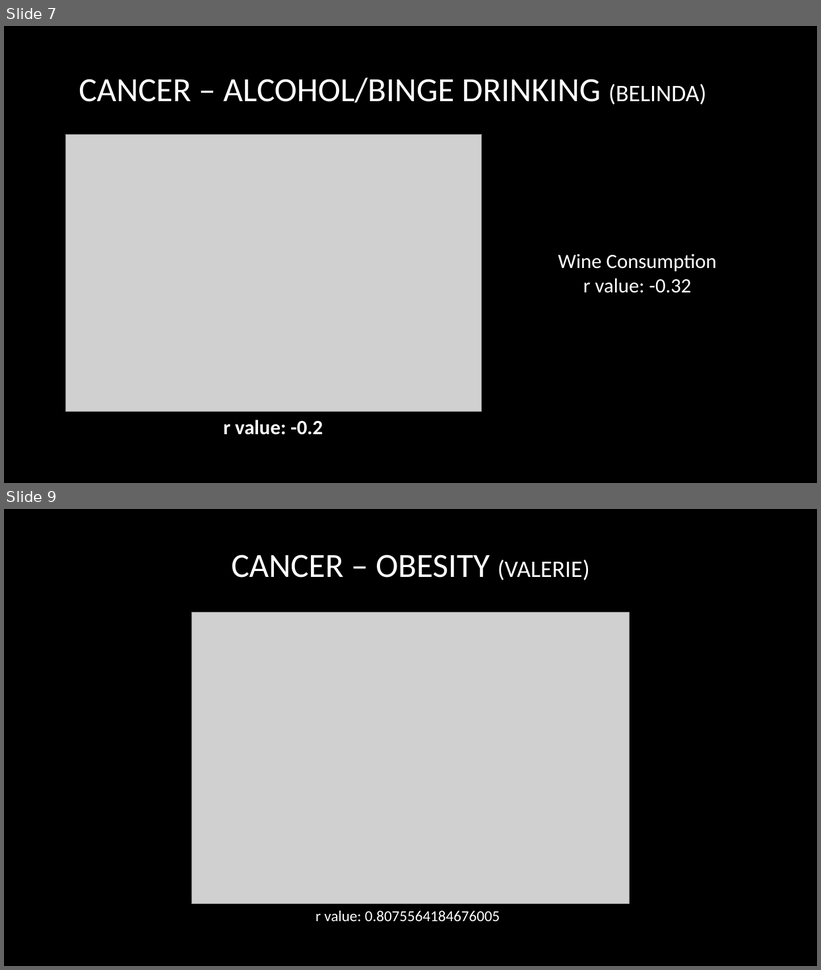
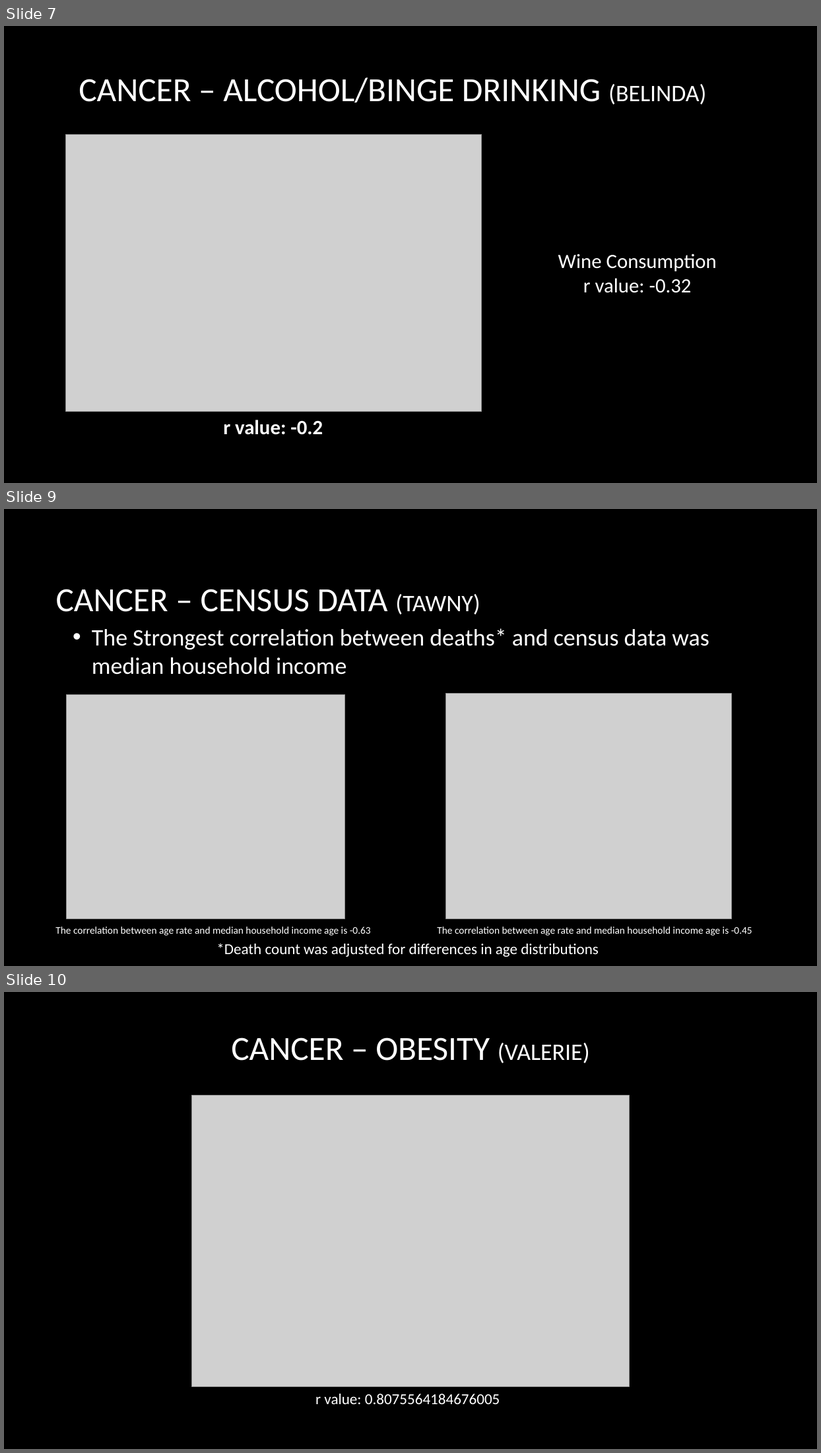
Before and after one commit to Phantogram/Project-BTTV, a slide deck: Project_One_BTTV.pptx. Shown one above the other, each under a label of ours: slides 7 and 9 before the commit, slides 7, 9 and 10 after it; the slides between them are not shown. The pictures are 821x970 and 821x1453 pixels, drawn with LibreOffice and Linux fonts; fonts in the diff are those of the drawing; grey boxes stand for pictures; background and template pictures are left out. Boxes give left, top, right and bottom in pixels: in the first picture for what was removed or moved away, otherwise in the second. Text is boxed around its words. In the diff, an @@ line names an element or a change of style, - is before the commit and + after.

```diff
--- a/Project_One_BTTV.pptx
+++ b/Project_One_BTTV.pptx
@@ slide 9 added at (4,509,817,966), background picture (left out) @@
@@ title added at (56,589,480,615), 40 pt, text #FFFFFF @@
+CANCER – CENSUS DATA (TAWNY)
@@ text added at (92,628,709,675), 28 pt, text #FFFFFF @@
+• The Strongest correlation between deaths* and census data was median household income
@@ picture added at (67,694,345,919) @@
@@ picture added at (446,693,732,919) @@
@@ text added at (55,927,371,936), 12 pt, text #FFFFFF @@
+The correlation between age rate and median household income age is -0.63
@@ text added at (217,943,599,957), 18 pt, text #FFFFFF @@
+*Death count was adjusted for differences in age distributions
@@ text added at (437,927,752,936), 12 pt, text #FFFFFF @@
+The correlation between age rate and median household income age is -0.45
@@ what was slide 9 is now slide 10 @@
```
Also in this commit, not shown: 1 other slide added, 1 slide removed.
